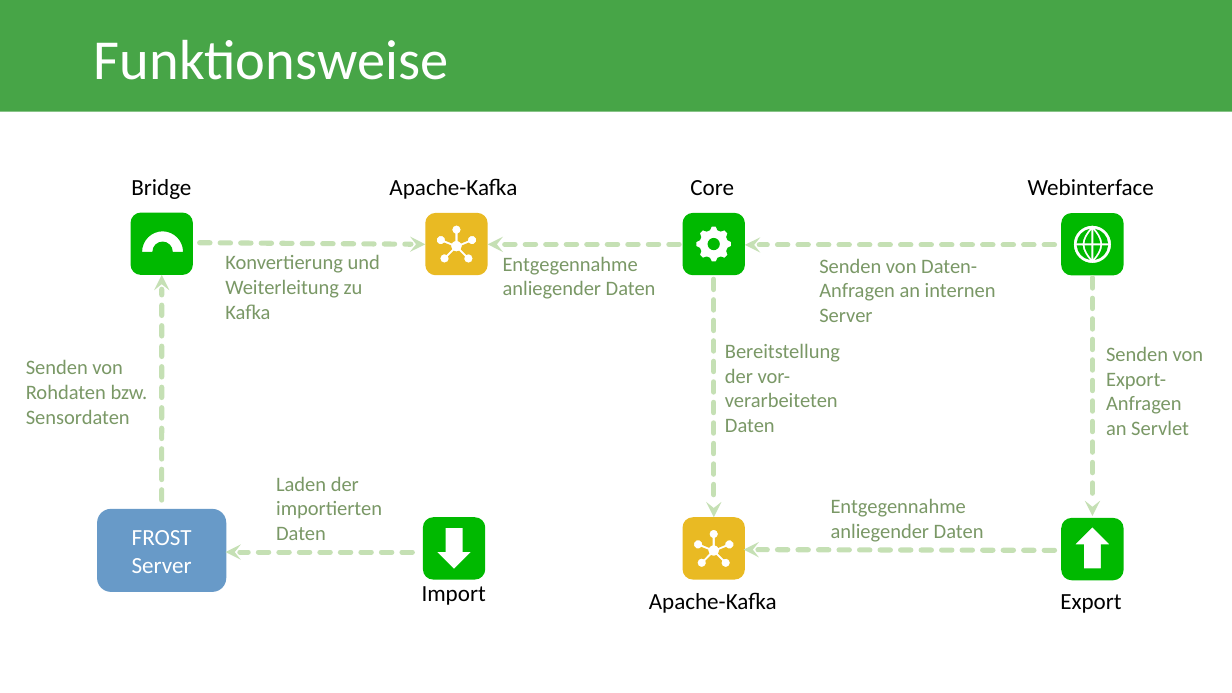
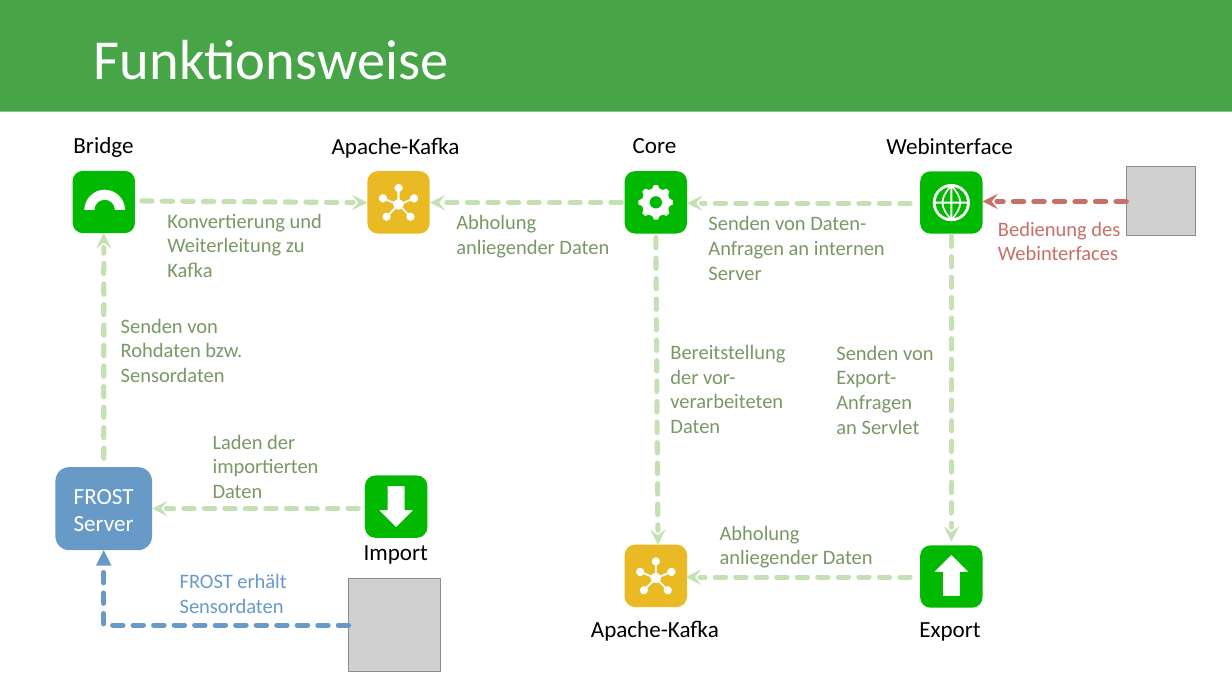
Before and after one commit to PaVoS-TECO/pavos-documents, a slide deck: slide 3 of 05_Abschlusspräsentation/Abschlusspraesentation.pptx. Drawn at 1232x693 pixels with LibreOffice and Linux fonts; fonts in the diff are those of the drawing; grey boxes stand for pictures. Boxes give left, top, right and bottom in pixels: in the first picture for what was removed or moved away, otherwise in the second. Text is boxed around its words. In the diff, an @@ line names an element or a change of style, - is before the commit and + after.

Commit message:
diagram update

```diff
--- a/05_Abschlusspräsentation/Abschlusspraesentation.pptx
+++ b/05_Abschlusspräsentation/Abschlusspraesentation.pptx
@@ text "Webinterface": place and size @@
-text "Webinterface" at (1028,179,1154,195)
+text "Webinterface" at (886,138,1012,154)
@@ 3 texts, 2 freeform shapes: place and size @@
-3 texts, 2 freeform shapes at (130,179,734,605)
+3 texts, 2 freeform shapes at (73,137,677,564)
@@ freeform shape: place and size @@
-freeform shape at (1062,213,1124,275)
+freeform shape at (921,171,982,233)
@@ arrow moved from (1055, 245) - (745, 245) to (910, 203) - (688, 203) @@
@@ text "Senden von Daten-Anfragen an internen ...": place and size @@
-text "Senden von Daten-Anfragen an internen ..." at (819,259,996,322)
+text "Senden von Daten-Anfragen an internen ..." at (708,216,885,280)
@@ 3 arrows, 2 texts, 2 freeform shapes: place and size @@
-3 arrows, 2 texts, 2 freeform shapes at (162,178,745,579)
+3 arrows, 2 texts, 2 freeform shapes at (104,137,687,538)
@@ text at (456,215,609,258): text changed @@
-Entgegennahme anliegender Daten
+Abholung anliegender Daten
@@ arrow moved from (714, 279) - (714, 518) to (656, 238) - (658, 545) @@
@@ arrow moved from (1092, 278) - (1092, 517) to (952, 236) - (952, 542) @@
@@ text "Senden von Rohdaten bzw.": place and size @@
-text "Senden von Rohdaten bzw." at (26,360,148,424)
+text "Senden von Rohdaten bzw." at (121,319,242,382)
@@ text "Bereitstellung der vor-verarbeiteten Daten": place and size @@
-text "Bereitstellung der vor-verarbeiteten Daten" at (725,344,840,432)
+text "Bereitstellung der vor-verarbeiteten Daten" at (670,345,785,433)
@@ text "Senden von Export-Anfragen an Servlet": place and size @@
-text "Senden von Export-Anfragen an Servlet" at (1106,347,1204,435)
+text "Senden von Export-Anfragen an Servlet" at (836,346,934,434)
@@ text "Laden der importierten Daten": place and size @@
-text "Laden der importierten Daten" at (276,477,382,540)
+text "Laden der importierten Daten" at (213,435,319,498)
@@ rounded rectangle "FROST Server": place and size @@
-rounded rectangle "FROST Server" at (97,509,226,592)
+rounded rectangle "FROST Server" at (55,468,152,551)
@@ arrow moved from (412, 552) - (226, 552) to (359, 508) - (152, 508) @@
@@ text at (720,526,873,568): text changed @@
-Entgegennahme anliegender Daten
+Abholung anliegender Daten
@@ group added at (104,167,1196,672): 2 pictures, 2 texts, 1 arrow, 1 elbow arrow @@
+FROST erhält Sensordaten
+Bedienung des Webinterfaces
@@ freeform shape: place and size @@
-freeform shape at (683,518,745,579)
+freeform shape at (625,545,687,607)
@@ freeform shape: place and size @@
-freeform shape at (1062,518,1124,580)
+freeform shape at (921,545,982,607)
@@ arrow moved from (1055, 551) - (744, 550) to (910, 578) - (686, 578) @@
@@ text "Apache-Kafka": place and size @@
-text "Apache-Kafka" at (649,592,777,613)
+text "Apache-Kafka" at (591,620,719,641)
@@ text "Export": place and size @@
-text "Export" at (1060,594,1121,613)
+text "Export" at (919,622,980,641)
```
